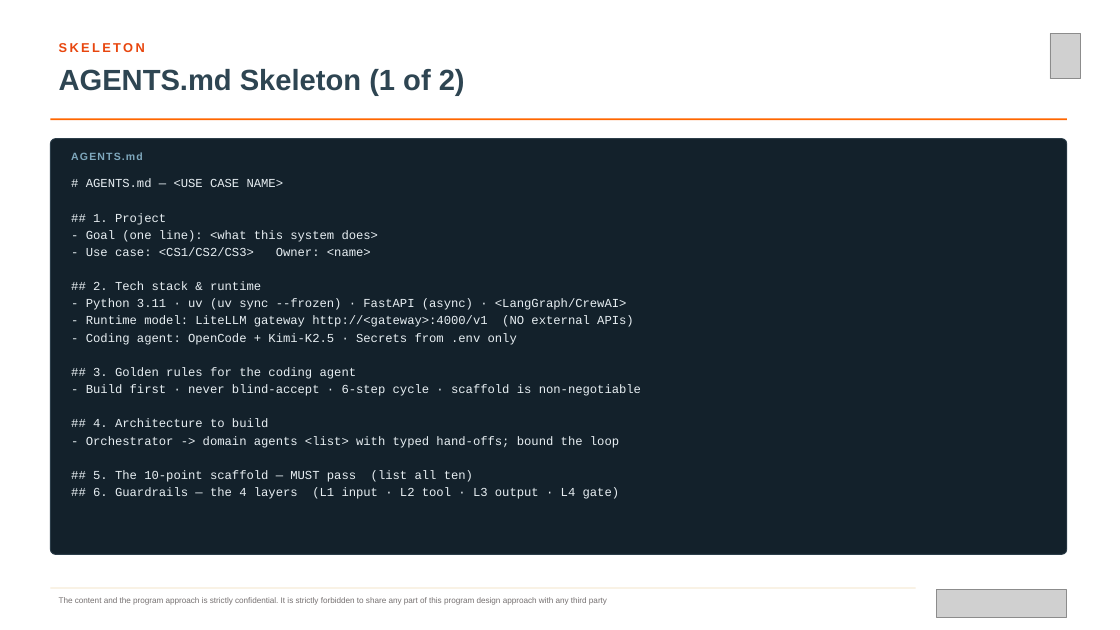
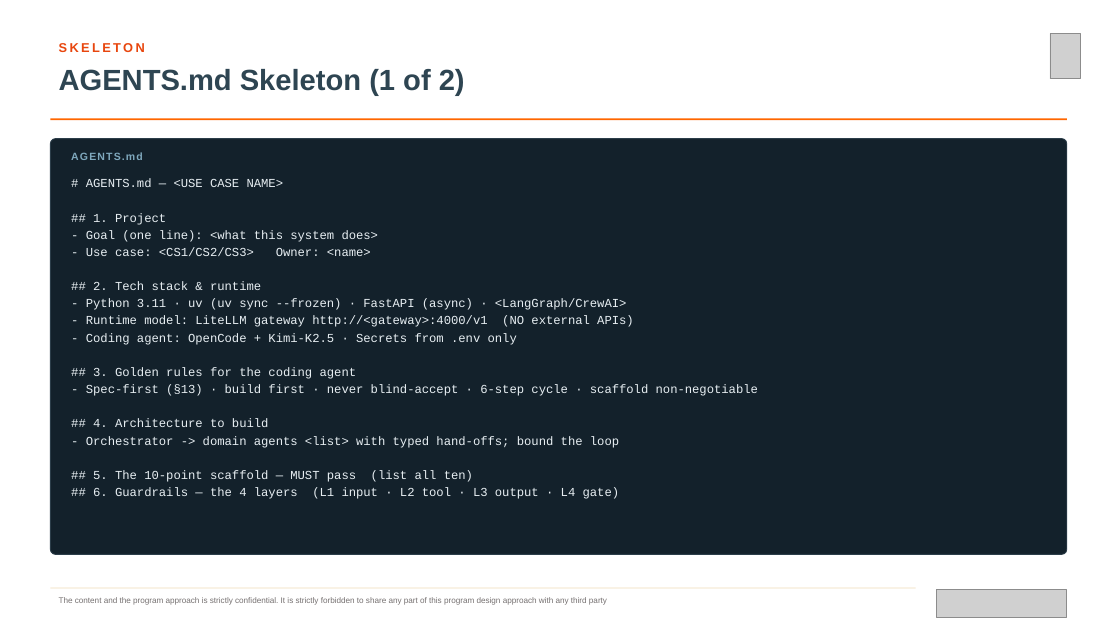
Before and after one commit to vrlnarayana/Philips-AMD, a slide deck: slide 13 of Philips-AMD-Content/agents-md/AGENTS_MD_Guide.pptx (slide 12 before the commit). Drawn at 1120x630 pixels with LibreOffice and Linux fonts; fonts in the diff are those of the drawing; grey boxes stand for pictures. Boxes give left, top, right and bottom in pixels: in the first picture for what was removed or moved away, otherwise in the second. Text is boxed around its words. In the diff, an @@ line names an element or a change of style, - is before the commit and + after.

```diff
--- a/Philips-AMD-Content/agents-md/AGENTS_MD_Guide.pptx
+++ b/Philips-AMD-Content/agents-md/AGENTS_MD_Guide.pptx
@@ text at (86,384,758,396): text changed @@
-- Build first · never blind-accept · 6-step cycle · scaffold is non-negotiable
+- Spec-first (§13) · build first · never blind-accept · 6-step cycle · scaffold non-negotiable
```
Also in this commit, not shown: 4 other slides changed, 1 slide added, 7 other files.
